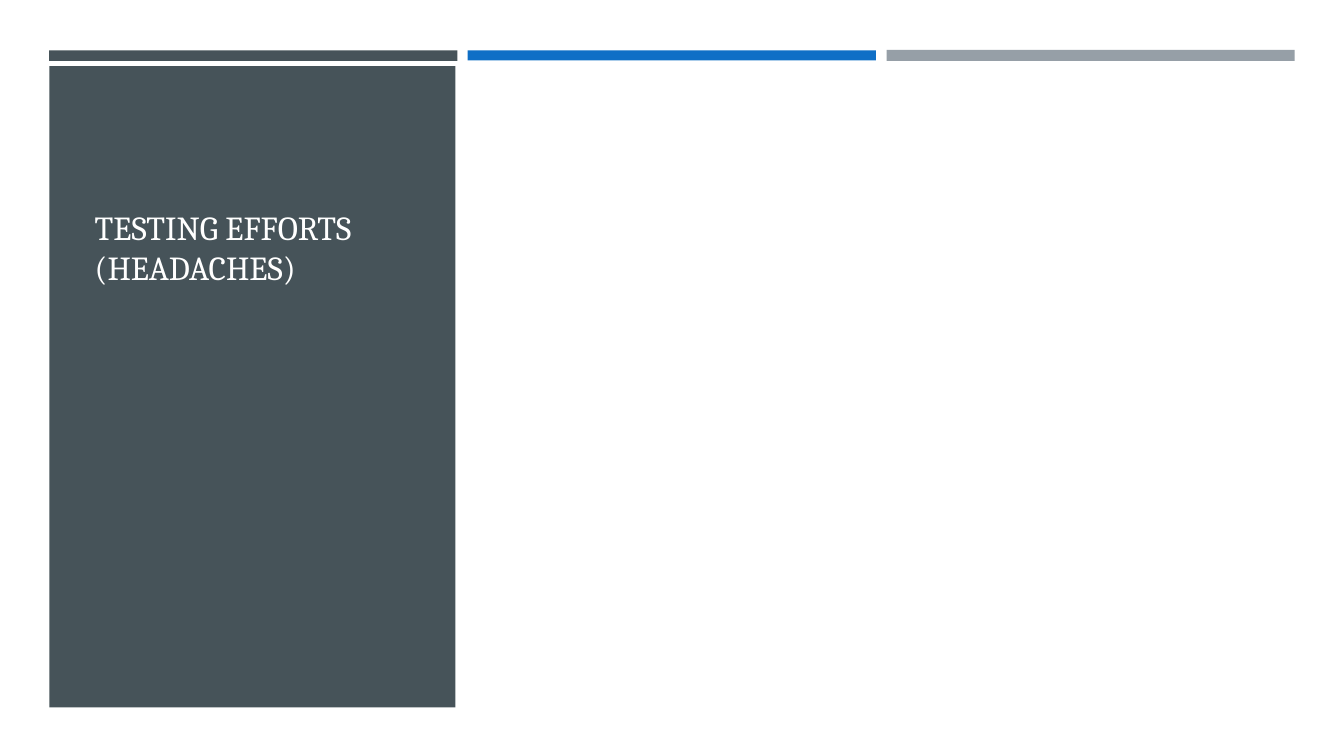
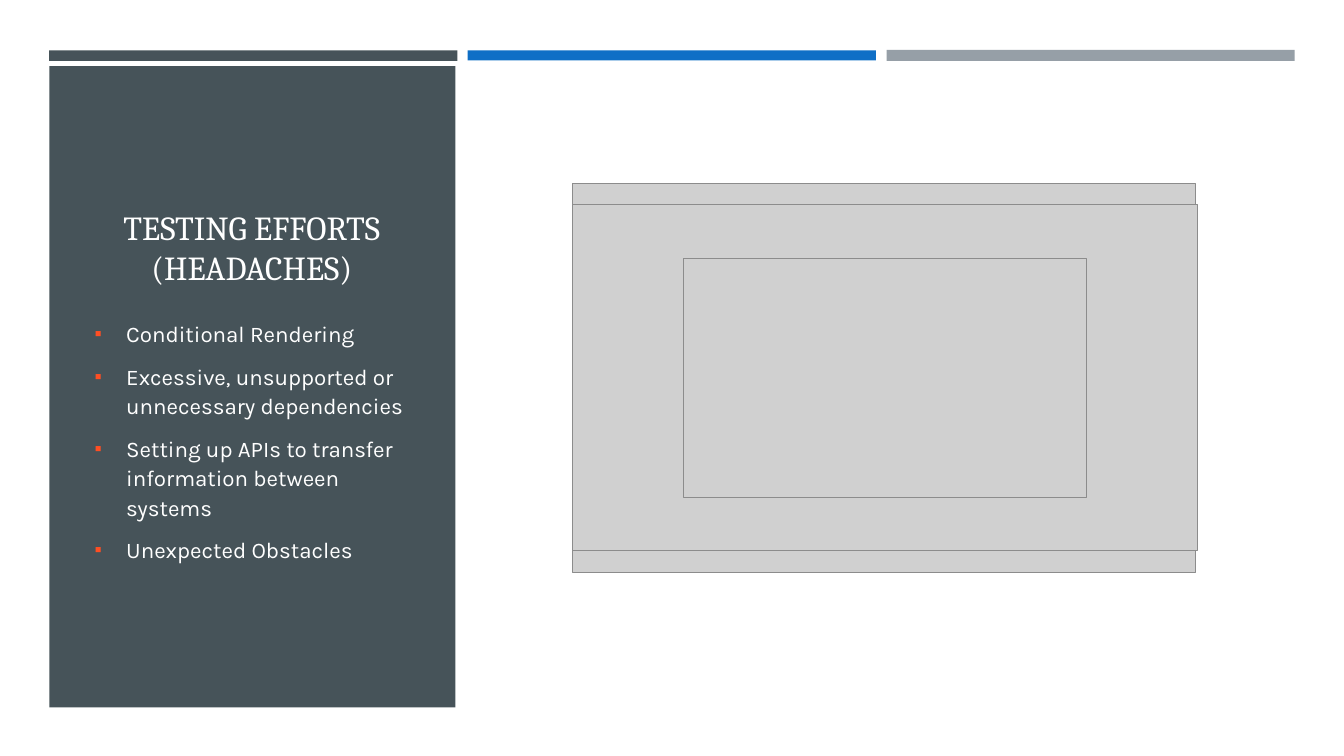
Before and after one commit to Yackul/work, a slide deck: slide 8 of docs/CodeReview_FinalPresentation.pptx. Drawn at 1344x756 pixels with LibreOffice and Linux fonts; fonts in the diff are those of the drawing; grey boxes stand for pictures. Boxes give left, top, right and bottom in pixels: in the first picture for what was removed or moved away, otherwise in the second. Text is boxed around its words. In the diff, an @@ line names an element or a change of style, - is before the commit and + after.

```diff
--- a/docs/CodeReview_FinalPresentation.pptx
+++ b/docs/CodeReview_FinalPresentation.pptx
@@ title "TESTING EFFORTS (HEADACHES)" at [123,217,380,285]: alignment left to centre @@
@@ picture added at [573,184,1195,573] @@
@@ picture added at [573,205,1197,551] @@
@@ picture added at [684,258,1087,497] @@
@@ text added at [126,326,403,564], 16 pt, text #FFFFFF @@
+▪ Conditional Rendering
+▪ Excessive, unsupported or unnecessary dependencies
+▪ Setting up APIs to transfer information between systems
+▪ Unexpected Obstacles
```
Also in this commit, not shown: 1 other slide changed.
